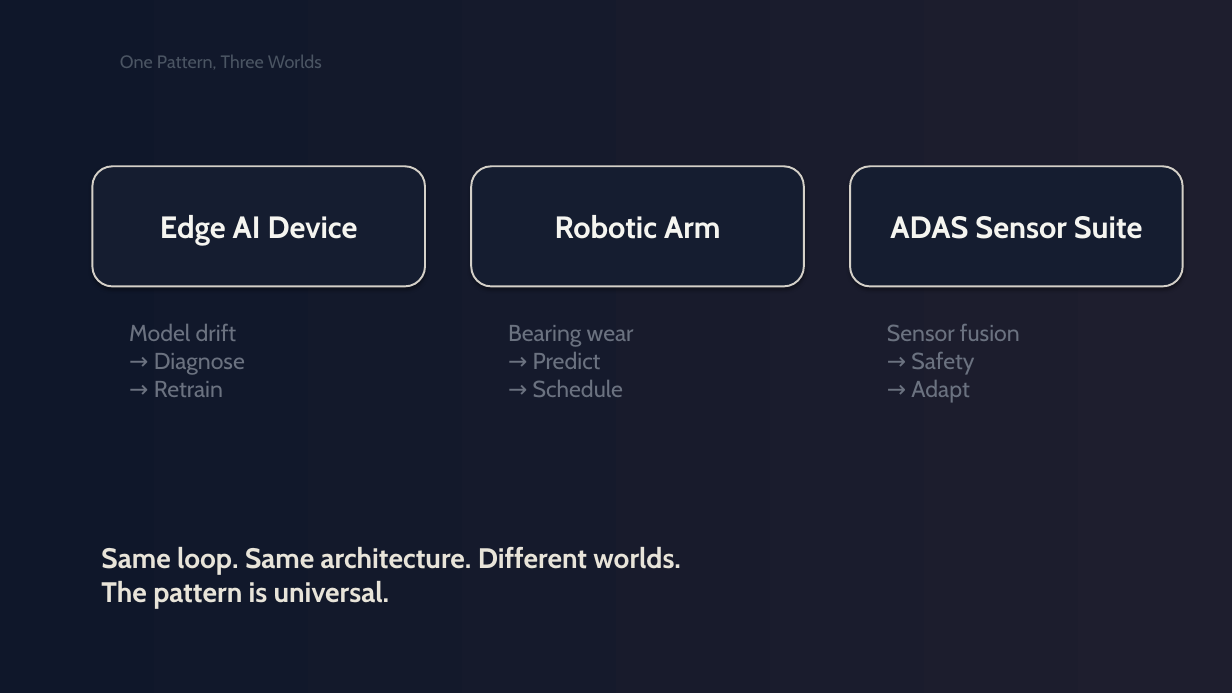
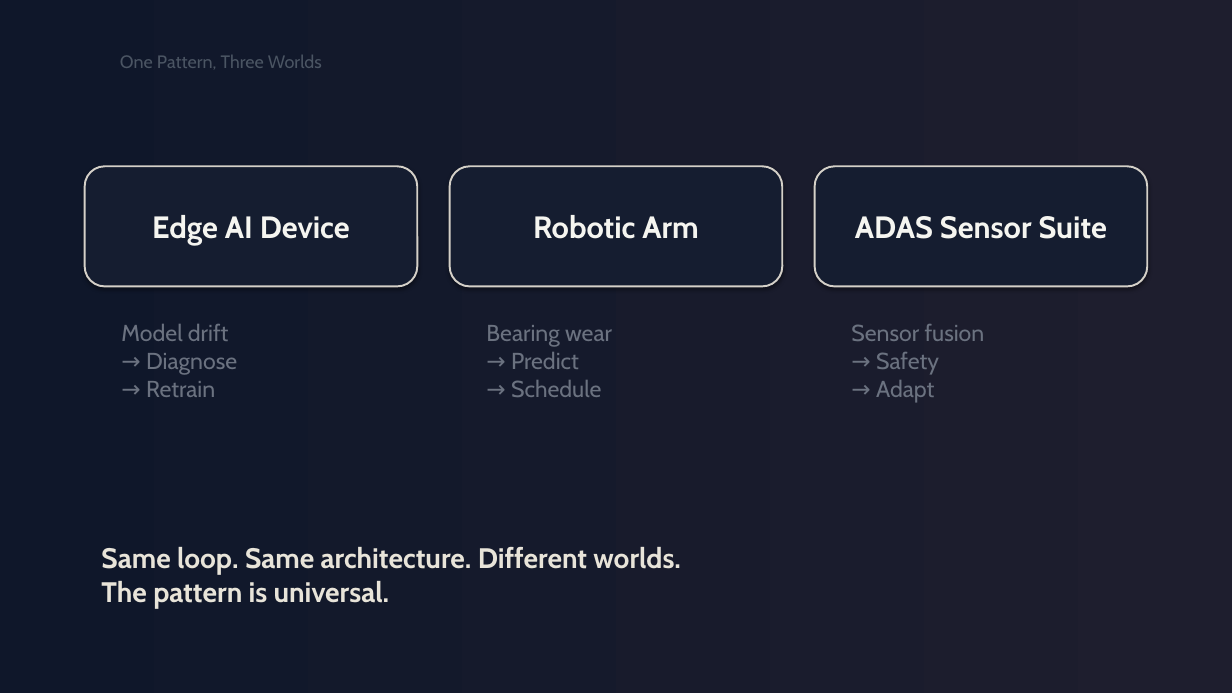
Before and after one commit to Anthony50102/MicroUSPresentation, a slide deck: slide 15 of presentation/presentation-v4-gradient-noir.pptx. Drawn at 1232x693 pixels with LibreOffice and Linux fonts; fonts in the diff are those of the drawing. Boxes give left, top, right and bottom in pixels: in the first picture for what was removed or moved away, otherwise in the second. Text is boxed around its words. In the diff, an @@ line names an element or a change of style, - is before the commit and + after.

```diff
--- a/presentation/presentation-v4-gradient-noir.pptx
+++ b/presentation/presentation-v4-gradient-noir.pptx
@@ rounded rectangle "Edge AI Device": place and size @@
-rounded rectangle "Edge AI Device" at bbox=[92, 166, 425, 287]
+rounded rectangle "Edge AI Device" at bbox=[85, 166, 418, 287]
@@ rounded rectangle "Robotic Arm": place and size @@
-rounded rectangle "Robotic Arm" at bbox=[471, 166, 804, 287]
+rounded rectangle "Robotic Arm" at bbox=[450, 166, 783, 287]
@@ rounded rectangle "ADAS Sensor Suite": place and size @@
-rounded rectangle "ADAS Sensor Suite" at bbox=[850, 166, 1183, 287]
+rounded rectangle "ADAS Sensor Suite" at bbox=[815, 166, 1148, 287]
@@ text "Model drift → Diagnose → ...": place and size @@
-text "Model drift → Diagnose → ..." at bbox=[129, 324, 245, 397]
+text "Model drift → Diagnose → ..." at bbox=[121, 324, 237, 397]
@@ text "Bearing wear → Predict → ...": place and size @@
-text "Bearing wear → Predict → ..." at bbox=[508, 325, 634, 397]
+text "Bearing wear → Predict → ..." at bbox=[486, 325, 612, 397]
@@ text "Sensor fusion → Safety → ...": place and size @@
-text "Sensor fusion → Safety → ..." at bbox=[887, 324, 1020, 403]
+text "Sensor fusion → Safety → ..." at bbox=[851, 324, 985, 403]
```
Also in this commit, not shown: 12 other slides changed, 3 other files.
